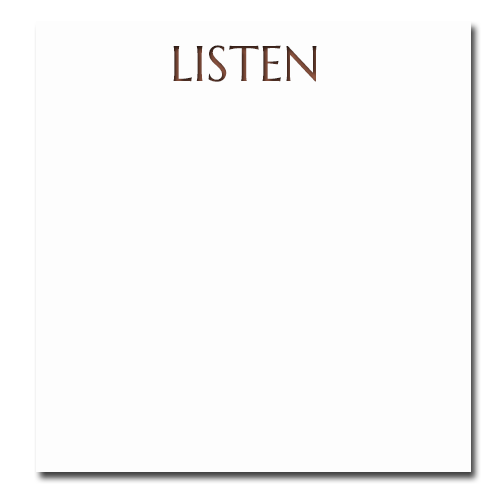
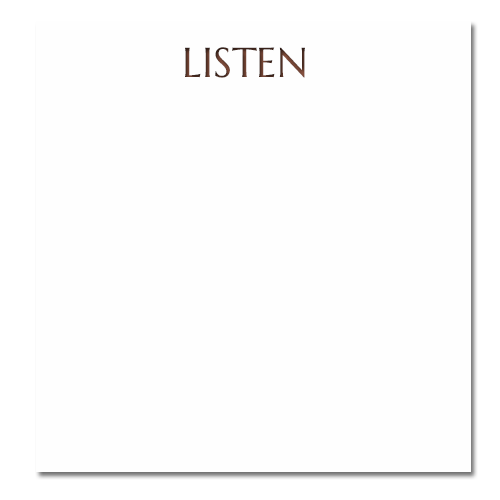
Revision of a layered 500 × 500 image; what changed, layer by layer:
painted on "LISTEN" over bbox(173, 45, 317, 82)
"Layer 1": opacity 100% → 75% over bbox(173, 45, 317, 82)
